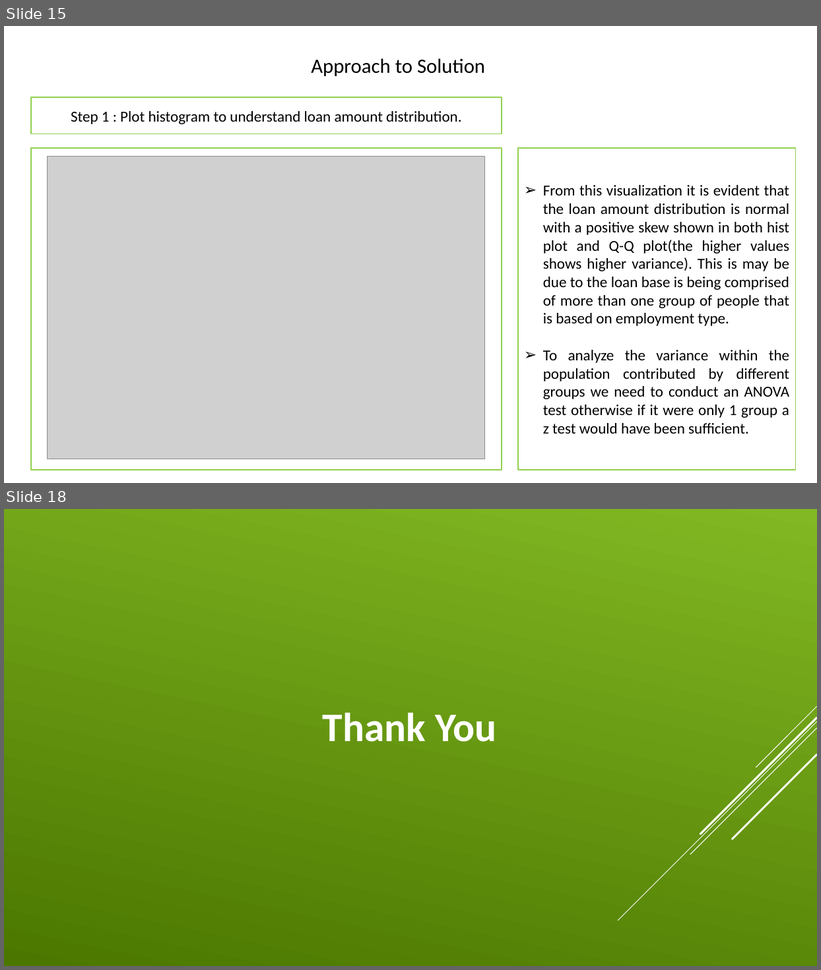
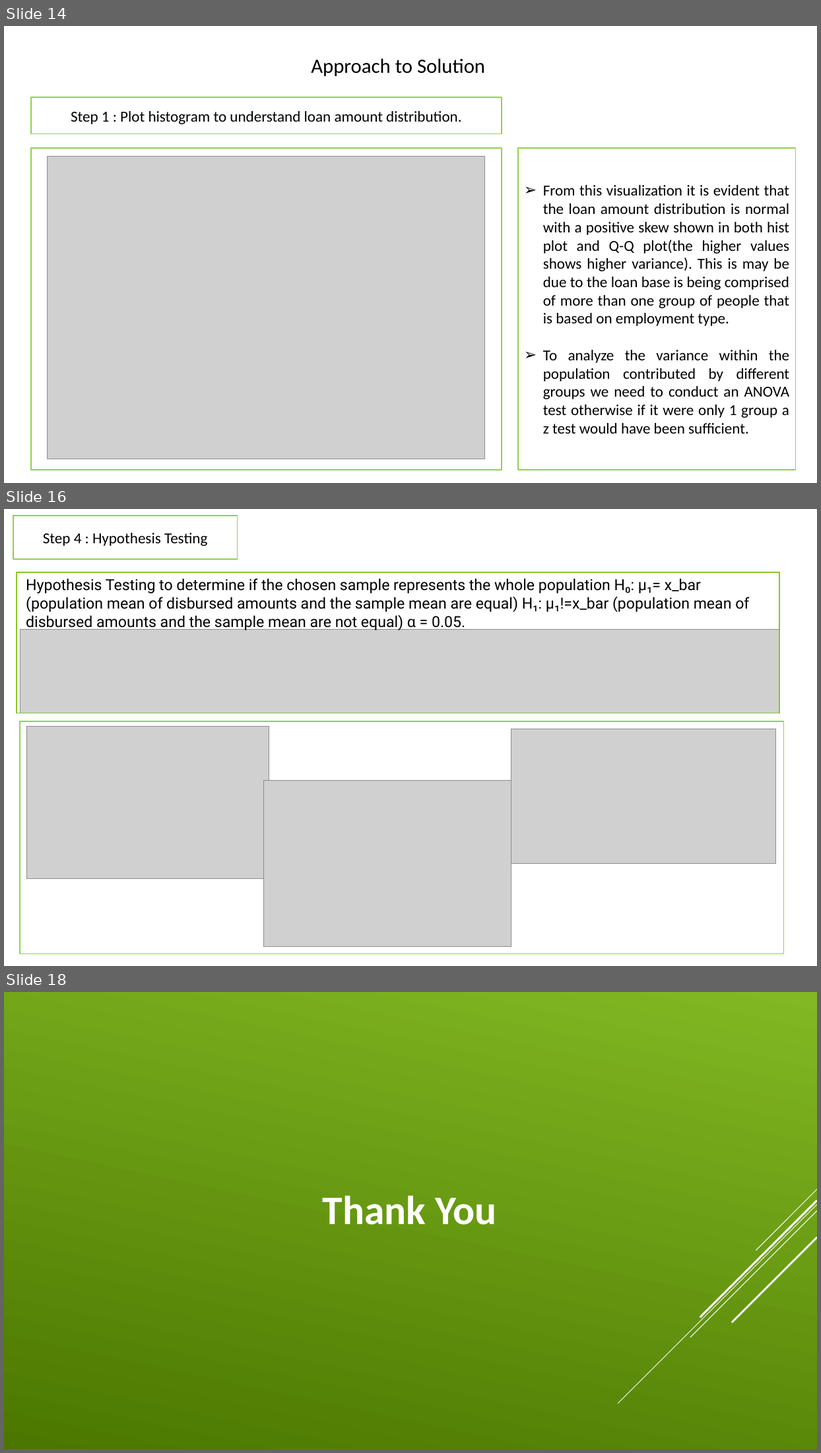
Before and after one commit to duttashubhaditya/USIAIACADEMY1, a slide deck: Assignments/Capstone/Checkpoint 1/Checkpoint_1_Batch_I_Group_5.pptx. Shown one above the other, each under a label of ours: slides 15 and 18 before the commit, slides 14, 16 and 18 after it; the slides between them are not shown. The pictures are 821x970 and 821x1453 pixels, drawn with LibreOffice and Linux fonts; fonts in the diff are those of the drawing; grey boxes stand for pictures. Boxes give left, top, right and bottom in pixels: in the first picture for what was removed or moved away, otherwise in the second. Text is boxed around its words. In the diff, an @@ line names an element or a change of style, - is before the commit and + after.

```diff
--- a/Assignments/Capstone/Checkpoint 1/Checkpoint_1_Batch_I_Group_5.pptx
+++ b/Assignments/Capstone/Checkpoint 1/Checkpoint_1_Batch_I_Group_5.pptx
@@ slide 16 added at (x1=4, y1=509, x2=817, y2=966), background gradient #FFFFFF to #4C7800; not listed: 5 template elements that a slide beside it also shows @@
@@ rectangle added at (x1=13, y1=516, x2=237, y2=560), fill #FFFFFF, outline #92D050 1.25 pt, 18 pt, text #000000 @@
+Step 4 : Hypothesis Testing
@@ rectangle added at (x1=16, y1=572, x2=780, y2=714), outline #84C823 1.25 pt @@
@@ text added at (x1=26, y1=578, x2=749, y2=630), 18 pt, text #000000 @@
+Hypothesis Testing to determine if the chosen sample represents the whole population H₀: μ₁= x_bar (population mean of disbursed amounts and the sample mean are equal) H₁: μ₁!=x_bar (population mean of disbursed amounts and the sample mean are not equal) α = 0.05.
@@ picture added at (x1=20, y1=630, x2=780, y2=714) @@
@@ rectangle added at (x1=20, y1=722, x2=784, y2=955), fill #FFFFFF, outline #92D050 1.25 pt @@
@@ picture added at (x1=26, y1=727, x2=269, y2=880) @@
@@ picture added at (x1=511, y1=729, x2=776, y2=865) @@
@@ picture added at (x1=264, y1=781, x2=511, y2=948) @@
@@ what was slide 15 is now slide 14 @@
```
Also in this commit, not shown: 9 slides changed, 1 other slide added, 2 slides removed.
